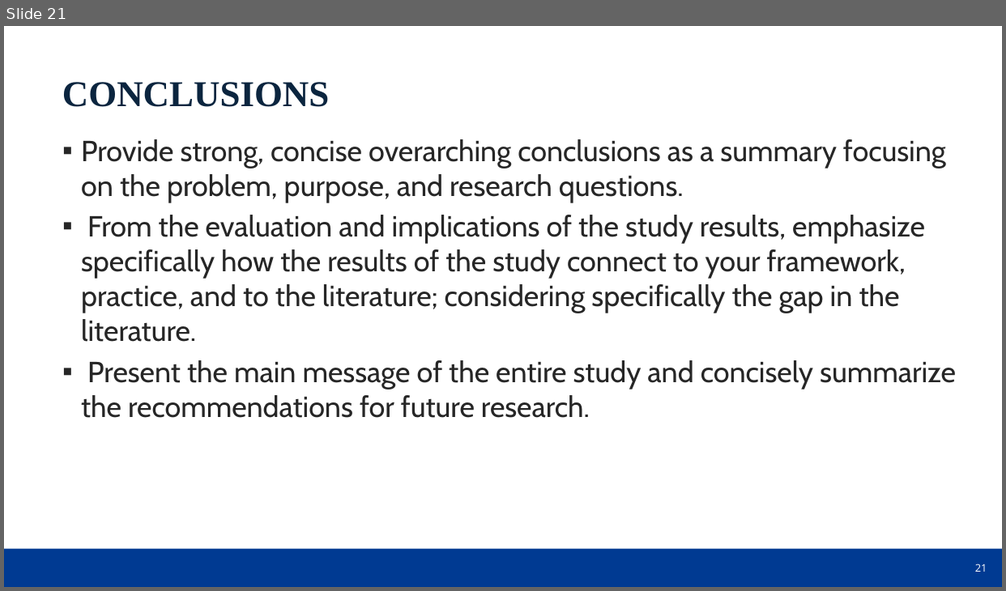
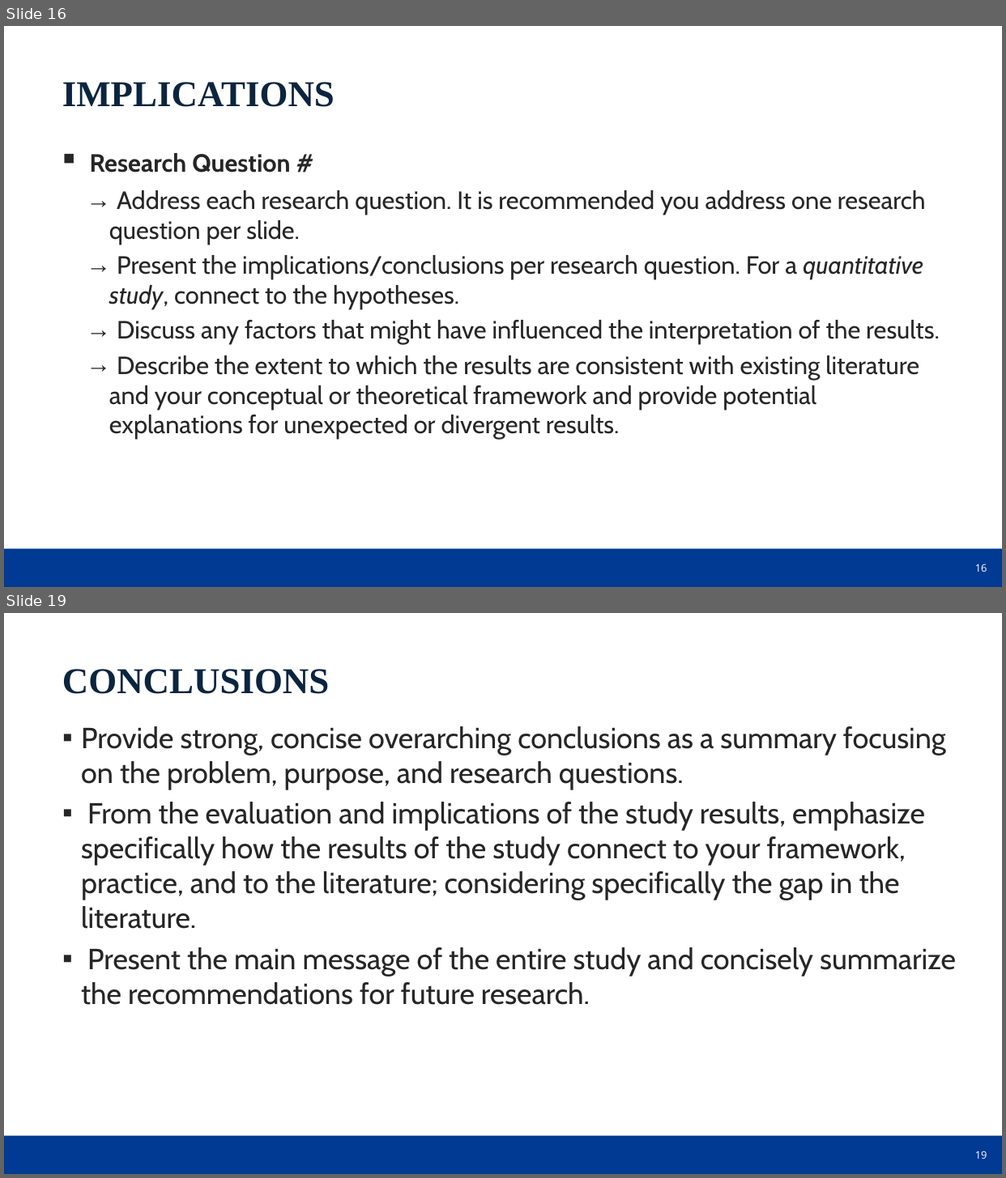
Before and after one commit to dr-natetorious/Dissertation, a slide deck: DSE_Quantitative_oral_defense_presentation_template_2022_NU.pptx. Shown one above the other, each under a label of ours: slide 21 before the commit, slides 16 and 19 after it; the slides between them are not shown. The pictures are 1006x591 and 1006x1178 pixels, drawn with LibreOffice and Linux fonts; fonts in the diff are those of the drawing; background and template pictures are left out. Boxes give left, top, right and bottom in pixels: in the first picture for what was removed or moved away, otherwise in the second. Text is boxed around its words. In the diff, an @@ line names an element or a change of style, - is before the commit and + after.

```diff
--- a/DSE_Quantitative_oral_defense_presentation_template_2022_NU.pptx
+++ b/DSE_Quantitative_oral_defense_presentation_template_2022_NU.pptx
@@ slide 16 added at box(4, 26, 1002, 587), background picture (left out); not listed: 2 template elements that a slide beside it also shows @@
@@ text added at box(62, 82, 334, 107), 35 pt, text #0B253F, bold @@
+IMPLICATIONS
@@ text added at box(90, 153, 940, 439), 24 pt, text #262626 @@
+▪ Research Question #
+  → Address each research question. It is recommended you address one research question per slide.
+  → Present the implications/conclusions per research question. For a quantitative study, connect to the hypotheses.
+  → Discuss any factors that might have influenced the interpretation of the results.
+  → Describe the extent to which the results are consistent with existing literature and your conceptual or theoretical framework and provide potential explanations for unexpected or divergent results.
@@ what was slide 21 is now slide 19 @@
@@ page number at box(975, 1151, 987, 1159): text changed @@
-21
+19
```
Also in this commit, not shown: 3 slides changed, 15 other slides added, 18 slides removed, 2 other files.
